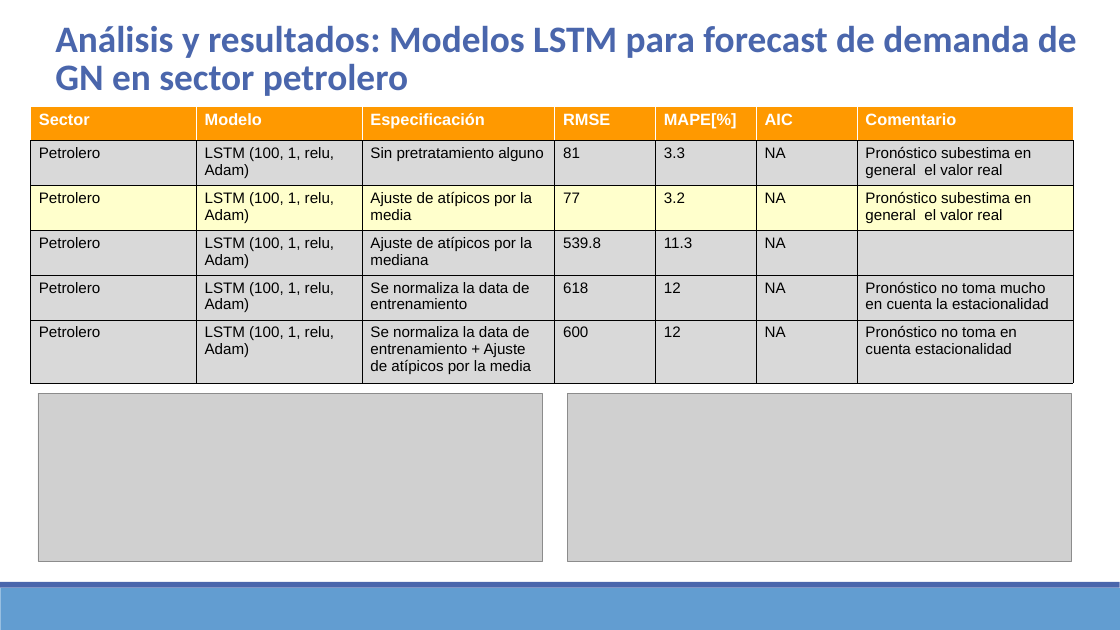
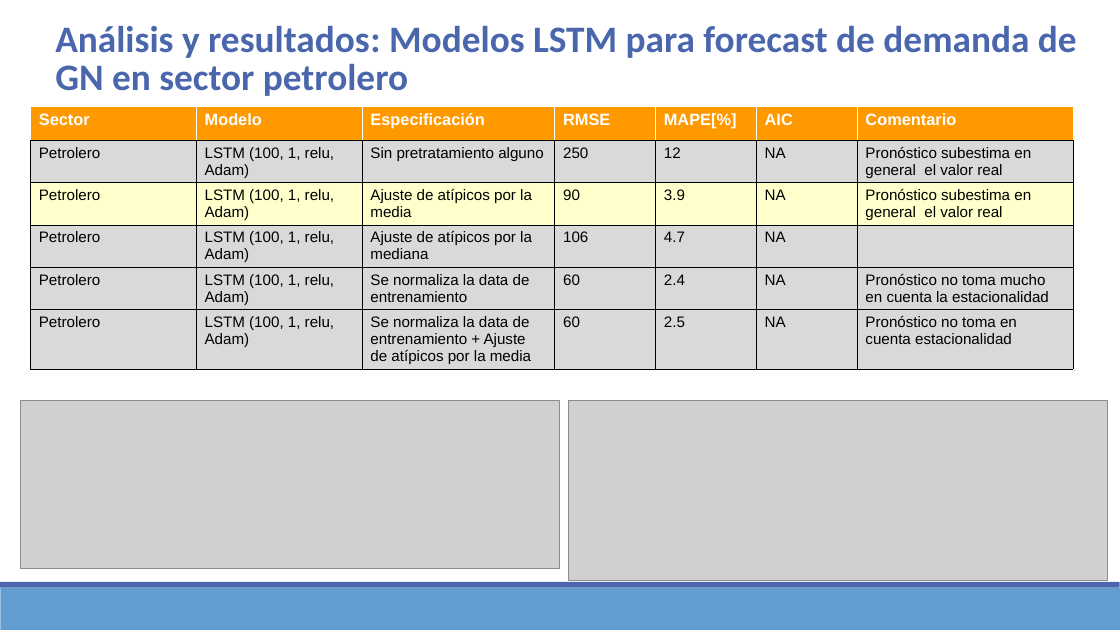
Before and after one commit to Sergio-Ibarra-1795/Diplomado_UNAM_DC_Full_gitHub, a slide deck: slide 15 of Diplomado_DS_Proyecto_Final/Proyecto_final_Diplomado_DS_UNAM_v2.pptx. Drawn at 1120x630 pixels with LibreOffice and Linux fonts; fonts in the diff are those of the drawing; grey boxes stand for pictures. Boxes give left, top, right and bottom in pixels: in the first picture for what was removed or moved away, otherwise in the second. Text is boxed around its words. In the diff, an @@ line names an element or a change of style, - is before the commit and + after.

```diff
--- a/Diplomado_DS_Proyecto_Final/Proyecto_final_Diplomado_DS_UNAM_v2.pptx
+++ b/Diplomado_DS_Proyecto_Final/Proyecto_final_Diplomado_DS_UNAM_v2.pptx
@@ table at bbox=[30, 107, 1072, 383] @@
-row 2, column 4: 81
+row 2, column 4: 250
-row 2, column 5: 3.3
+row 2, column 5: 12
-row 3, column 4: 77
+row 3, column 4: 90
-row 3, column 5: 3.2
+row 3, column 5: 3.9
-row 4, column 4: 539.8
+row 4, column 4: 106
-row 4, column 5: 11.3
+row 4, column 5: 4.7
-row 5, column 4: 618
+row 5, column 4: 60
-row 5, column 5: 12
+row 5, column 5: 2.4
-row 6, column 4: 600
+row 6, column 4: 60
-row 6, column 5: 12
+row 6, column 5: 2.5
@@ picture: place and size @@
-picture at bbox=[38, 393, 542, 561]
+picture at bbox=[20, 401, 560, 569]
@@ picture: place and size @@
-picture at bbox=[568, 393, 1072, 561]
+picture at bbox=[568, 401, 1108, 581]
```
Also in this commit, not shown: 3 other slides changed, 1 slide added, 11 other files.
